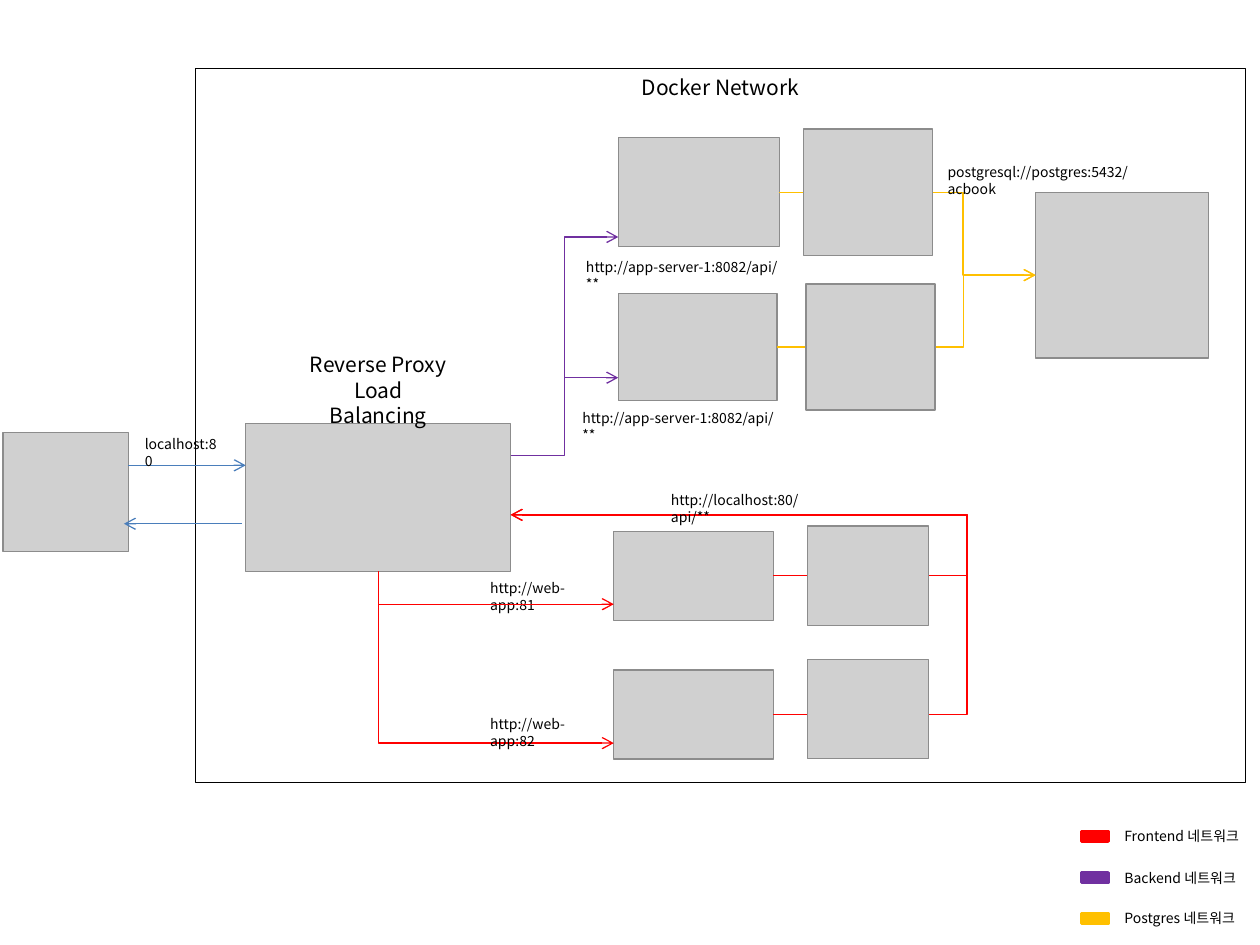
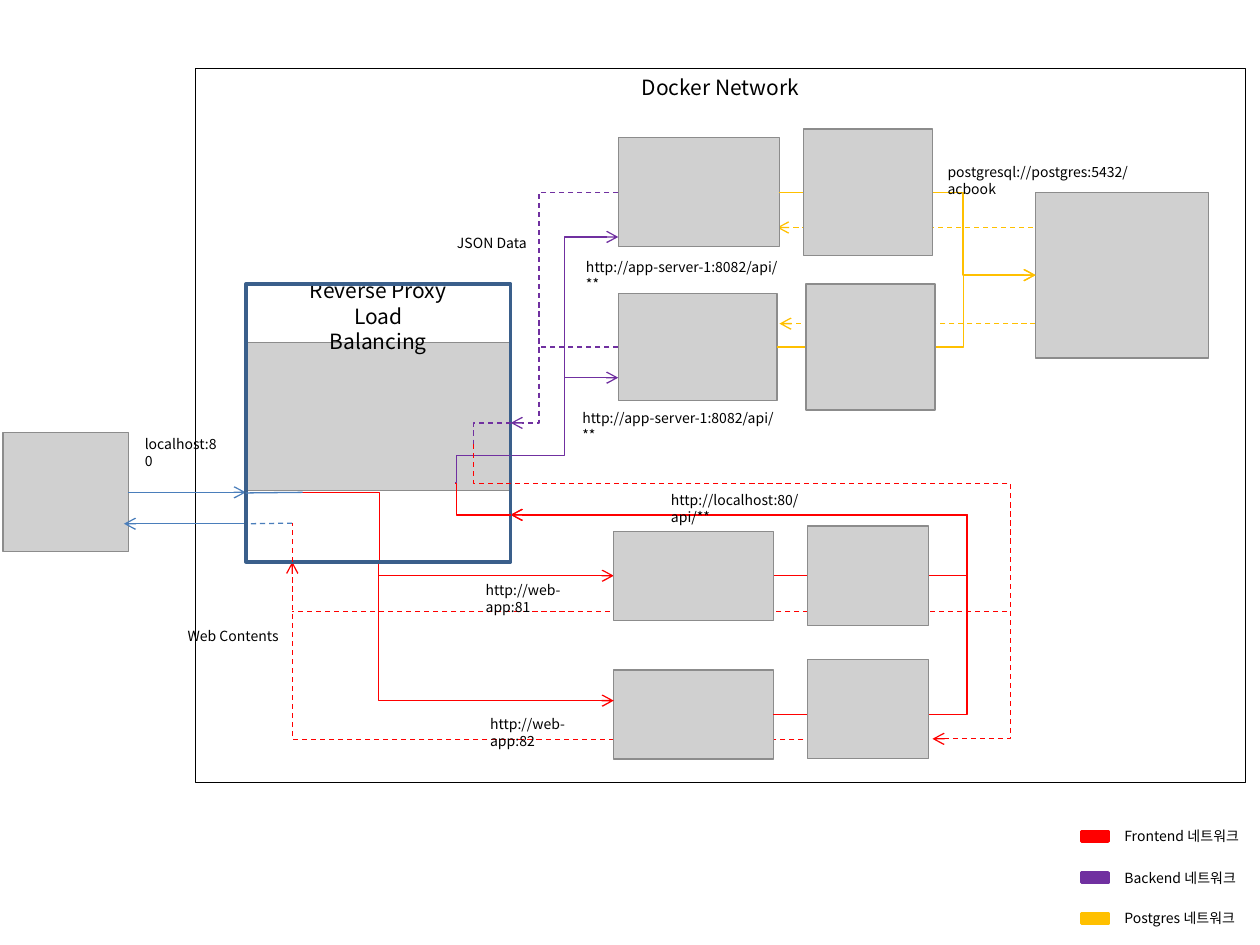
Before and after one commit to jiseok1378/account-book, a slide deck: slide 1 of Network 구성도.pptx. Drawn at 1260x945 pixels with LibreOffice and Linux fonts; fonts in the diff are those of the drawing; grey boxes stand for pictures. Boxes give left, top, right and bottom in pixels: in the first picture for what was removed or moved away, otherwise in the second. Text is boxed around its words. In the diff, an @@ line names an element or a change of style, - is before the commit and + after.

```diff
--- a/Network 구성도.pptx
+++ b/Network 구성도.pptx
@@ elbow arrow added from (619, 193) to (510, 423), #7030A0 0.75 pt dashed @@
@@ text added at [457, 237, 527, 248], 8 pt, text #000000 @@
+JSON Data
@@ arrow added from (1033, 228) to (777, 228), #FFC000 0.75 pt dashed @@
@@ rectangle added at [246, 284, 510, 561], outline #3A5F8C 2 pt @@
@@ text "Reverse Proxy Load Balancing": place and size @@
-text "Reverse Proxy Load Balancing" at [310, 356, 446, 428]
+text "Reverse Proxy Load Balancing" at [310, 282, 446, 354]
@@ arrow added from (1036, 324) to (780, 324), #FFC000 0.75 pt dashed @@
@@ picture: place and size @@
-picture at [246, 423, 510, 571]
+picture at [247, 343, 512, 490]
@@ line added from (619, 346) to (541, 346), #7030A0 0.75 pt dashed @@
@@ elbow line added from (474, 445) to (510, 484), #FF0000 0.75 pt dashed @@
@@ elbow line added from (510, 423) to (474, 445), #7030A0 0.75 pt dashed @@
@@ elbow line added from (456, 483) to (510, 455), #7030A0 0.75 pt @@
@@ arrow moved from (129, 465) - (246, 465) to (129, 493) - (246, 493) @@
@@ line added from (302, 493) to (246, 493), #4B7EBC 0.75 pt @@
@@ elbow line added from (302, 493) to (379, 562), #FF0000 0.75 pt @@
@@ elbow line added from (510, 515) to (456, 484), #FF0000 0.75 pt @@
@@ elbow arrow added from (510, 484) to (932, 738), #FF0000 0.75 pt dashed @@
@@ arrow moved from (242, 524) - (123, 524) to (247, 524) - (123, 524) @@
@@ line added from (292, 523) to (247, 524), #4B7EBC 0.75 pt dashed @@
@@ elbow line added from (292, 562) to (292, 523), #FF0000 0.75 pt dashed @@
@@ elbow arrow added from (804, 740) to (292, 562), #FF0000 0.75 pt dashed @@
@@ elbow arrow moved from (378, 572) - (614, 605) to (378, 562) - (614, 576) @@
@@ elbow arrow moved from (378, 572) - (614, 743) to (378, 562) - (614, 701) @@
@@ text "http://web-app:81": place and size @@
-text "http://web-app:81" at [490, 582, 565, 614]
+text "http://web-app:81" at [486, 584, 561, 616]
@@ text added at [188, 627, 278, 645], 8 pt, text #000000 @@
+Web Contents
@@ line added from (1007, 611) to (292, 611), #FF0000 0.75 pt dashed @@
```
Also in this commit, not shown: 4 other files.
